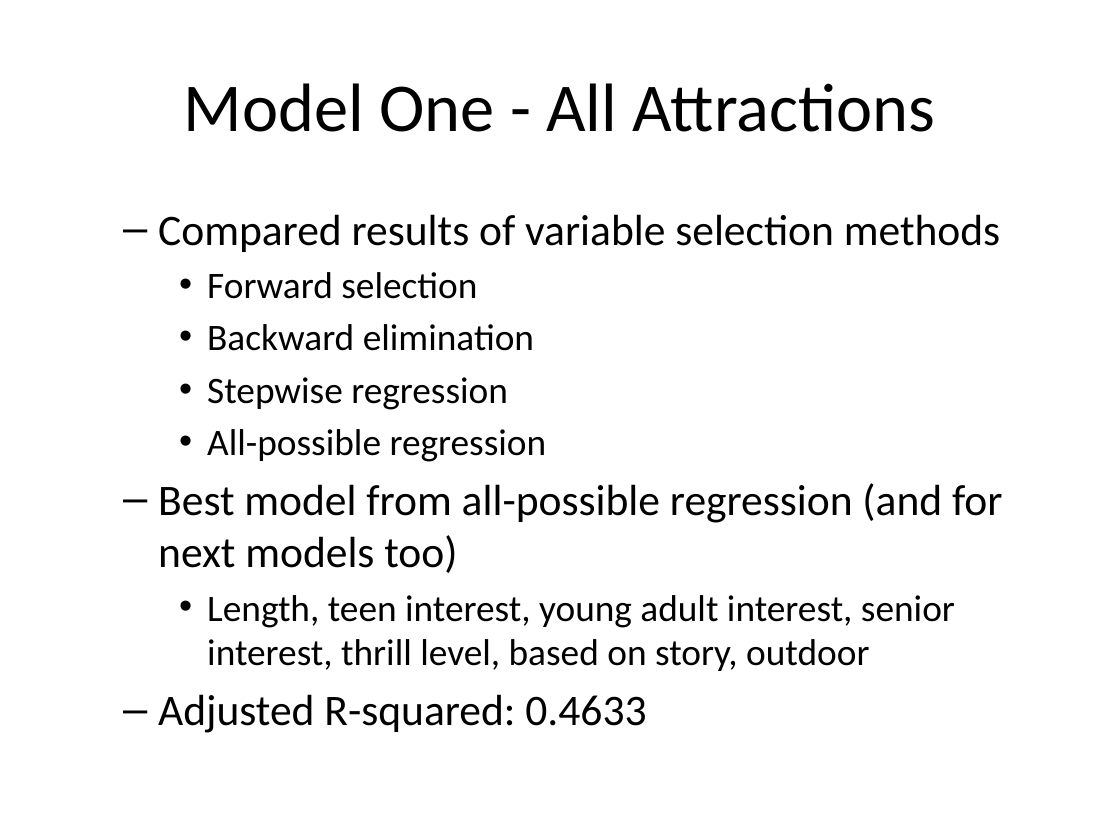
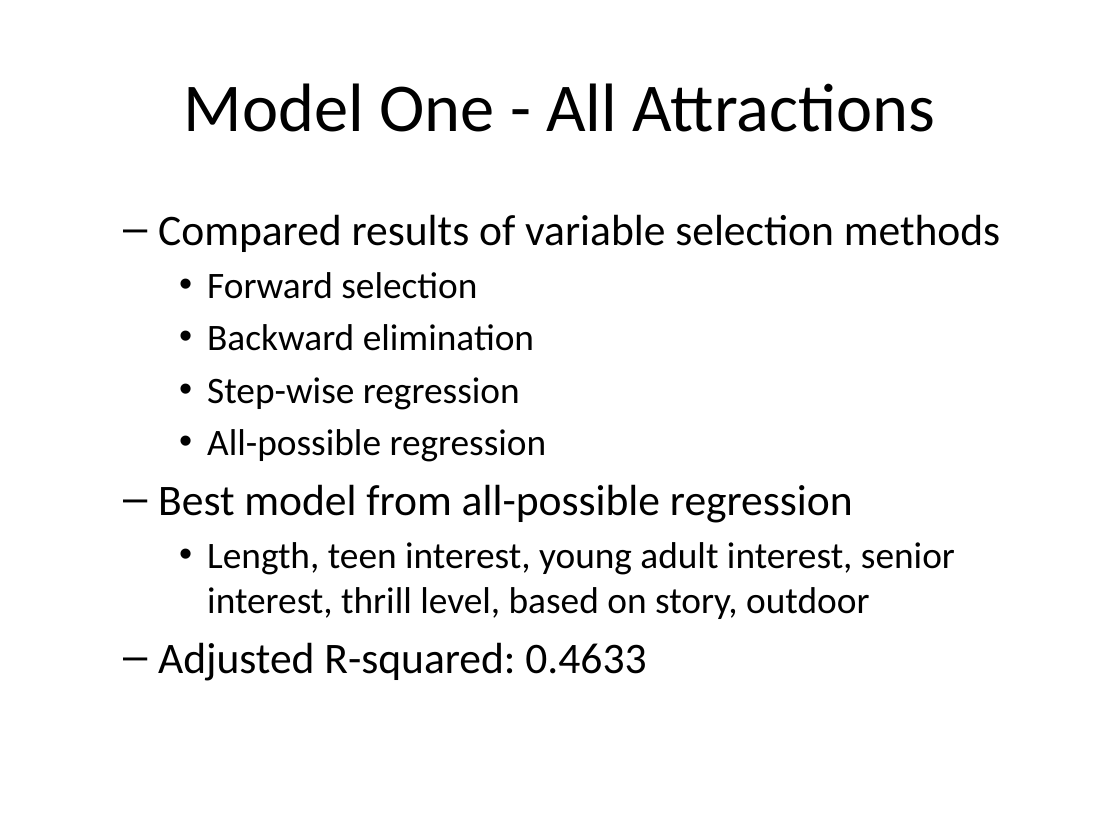
Before and after one commit to pearlmuensterman/Stat_361_Final_Project, a slide deck: slide 5 of Presentation.pptx. Drawn at 1120x840 pixels with LibreOffice and Linux fonts; fonts in the diff are those of the drawing. Boxes give left, top, right and bottom in pixels: in the first picture for what was removed or moved away, otherwise in the second. Text is boxed around its words. In the diff, an @@ line names an element or a change of style, - is before the commit and + after.

Commit message:
updated presentation

```diff
--- a/Presentation.pptx
+++ b/Presentation.pptx
@@ text at (x1=207, y1=377, x2=520, y2=410): text changed @@
-    • Stepwise regression
+    • Step-wise regression
@@ text at (x1=158, y1=484, x2=853, y2=523): text changed @@
-  – Best model from all-possible regression (and for next models too)
+  – Best model from all-possible regression
```
Also in this commit, not shown: 1 other slide changed, 8 slides added, 1 other file.
